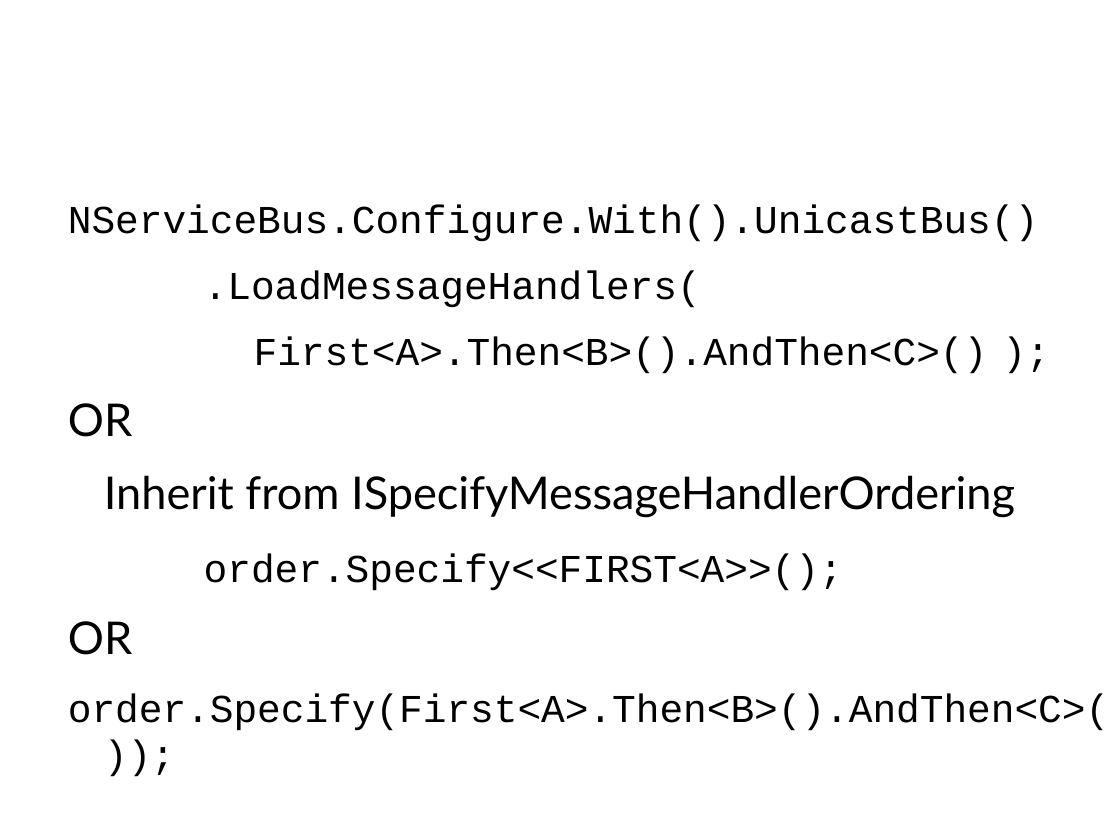
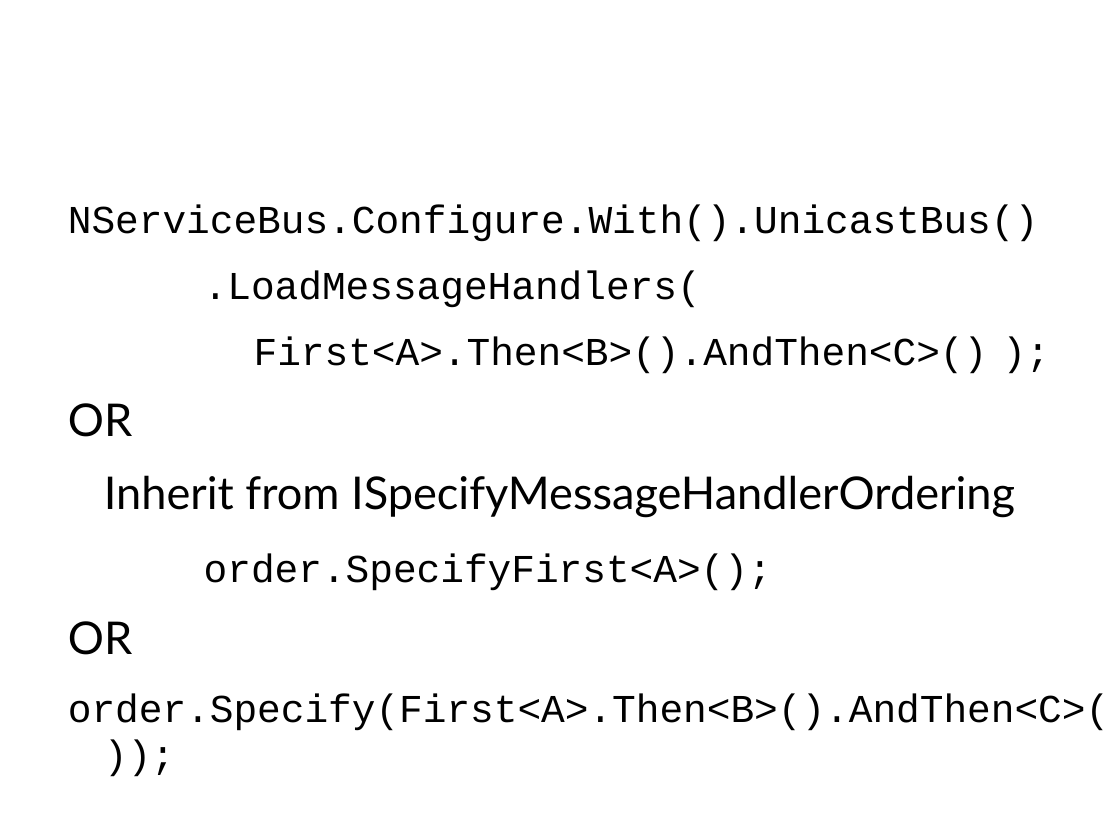
Before and after one commit to Particular/Course.Slides, a slide deck: slide 33 of EnterpriseDevelopmentWithNServiceBus.pptx. Drawn at 1120x840 pixels with LibreOffice and Linux fonts; fonts in the diff are those of the drawing; background and template pictures are left out. Boxes give left, top, right and bottom in pixels: in the first picture for what was removed or moved away, otherwise in the second. Text is boxed around its words. In the diff, an @@ line names an element or a change of style, - is before the commit and + after.

```diff
--- a/EnterpriseDevelopmentWithNServiceBus.pptx
+++ b/EnterpriseDevelopmentWithNServiceBus.pptx
@@ text at (204, 553, 772, 591): text changed @@
-order.Specify<<FIRST<A>>();
+order.SpecifyFirst<A>();
```
Also in this commit, not shown: 4 other slides changed.
